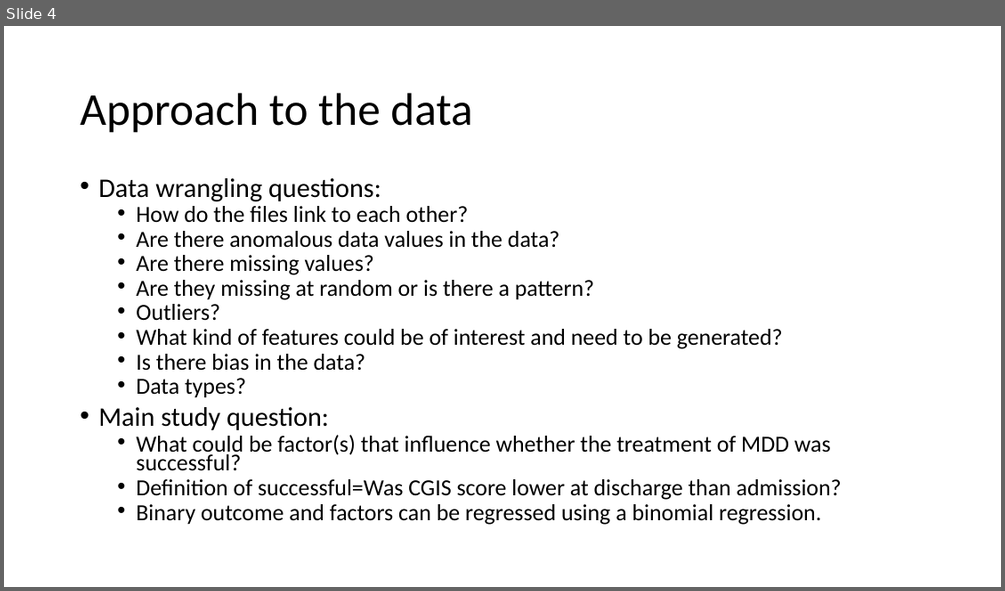
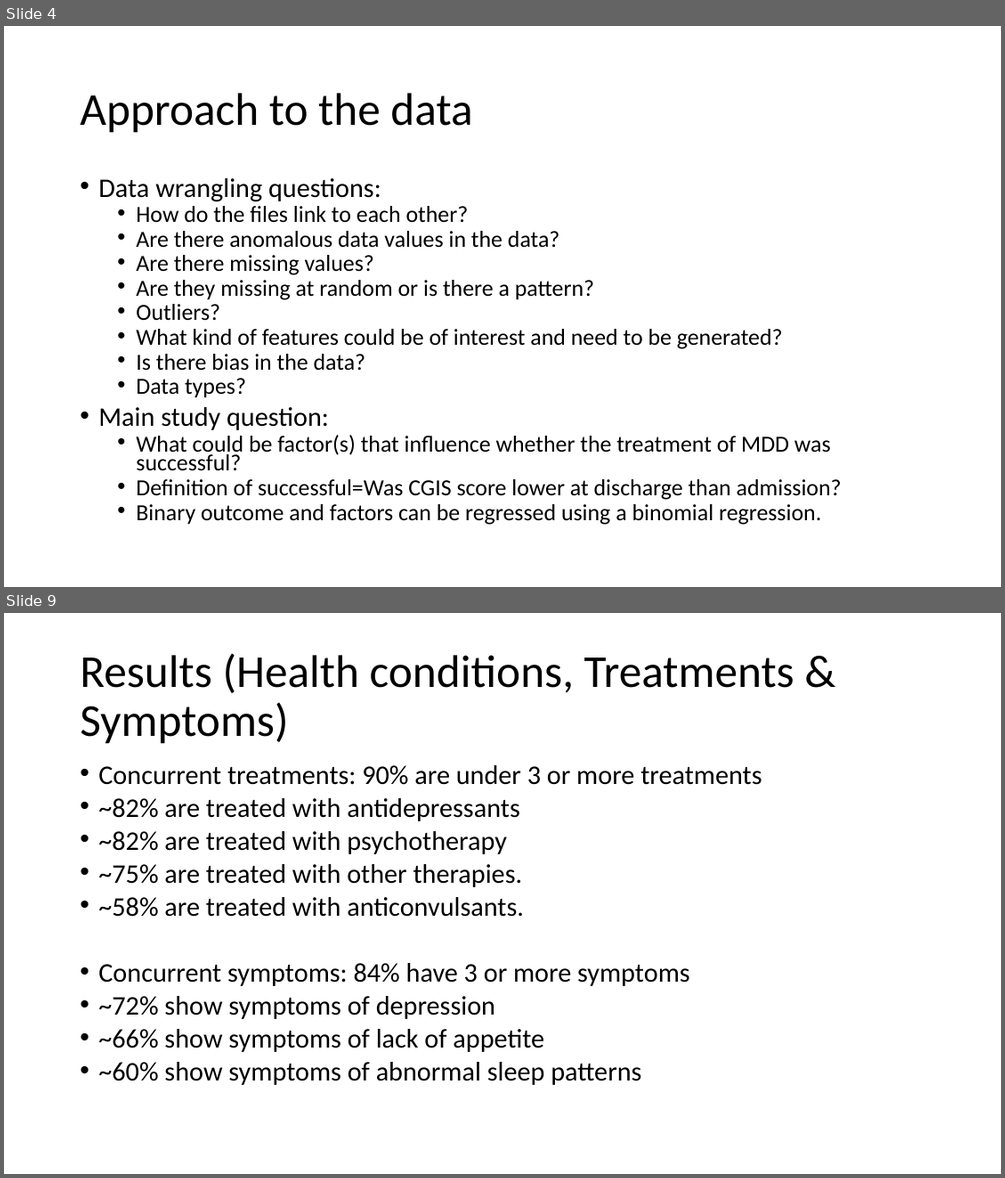
Before and after one commit to Seantok1990/rwe_tech_assignment, a slide deck: Presentation for Holmusk.pptx. Shown one above the other, each under a label of ours: slide 4 before the commit, slides 4 and 9 after it; the slides between them are not shown. The pictures are 1005x591 and 1005x1178 pixels, drawn with LibreOffice and Linux fonts; fonts in the diff are those of the drawing. Boxes give left, top, right and bottom in pixels: in the first picture for what was removed or moved away, otherwise in the second. Text is boxed around its words. In the diff, an @@ line names an element or a change of style, - is before the commit and + after.

```diff
--- a/Presentation for Holmusk.pptx
+++ b/Presentation for Holmusk.pptx
@@ slide 9 added at [4, 613, 1001, 1174], background #FFFFFF @@
@@ title added at [80, 653, 794, 744], 44 pt, text #000000 @@
+Results (Health conditions, Treatments & Symptoms)
@@ text added at [98, 765, 761, 1085], 25.9 pt, text #000000 @@
+• Concurrent treatments: 90% are under 3 or more treatments
+• ~82% are treated with antidepressants
+• ~82% are treated with psychotherapy
+• ~75% are treated with other therapies.
+• ~58% are treated with anticonvulsants.
+• Concurrent symptoms: 84% have 3 or more symptoms
+• ~72% show symptoms of depression
+• ~66% show symptoms of lack of appetite
+• ~60% show symptoms of abnormal sleep patterns
```
Also in this commit, not shown: 3 slides changed, 7 other slides added, 1 slide removed, 1 other file.
